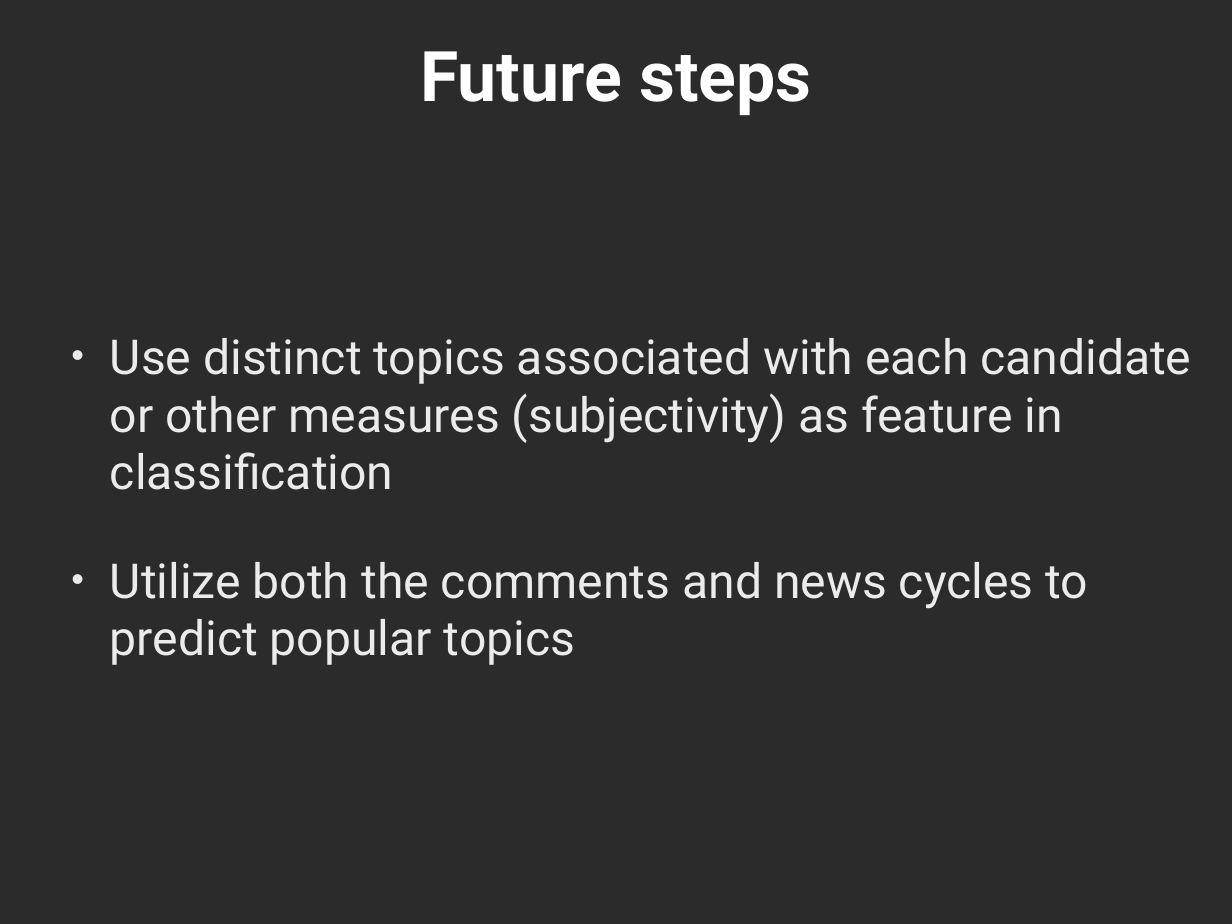
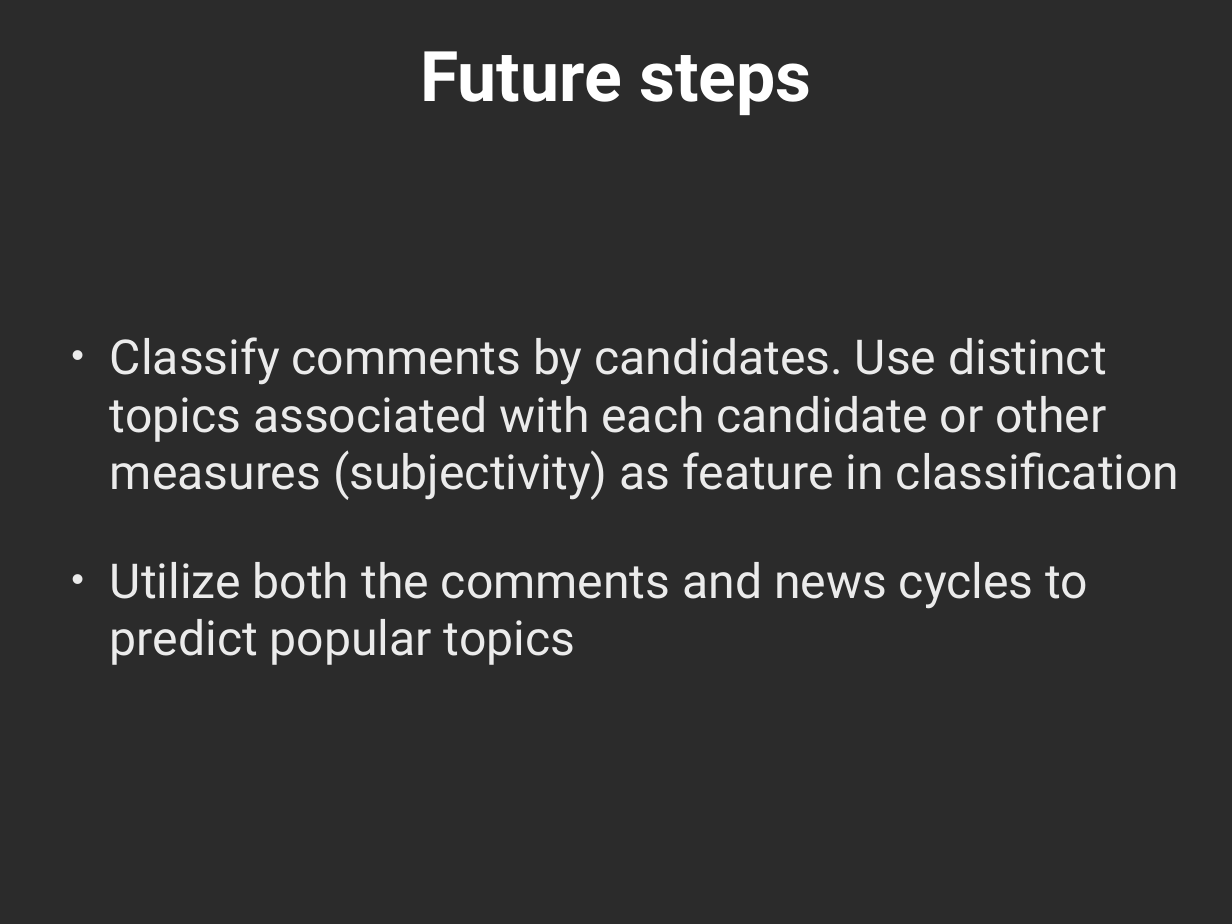
Before and after one commit to PeggyFan/Project, a slide deck: slide 11 of data/nyt_summarizer_10_09.pptx (slide 9 before the commit). Drawn at 1232x924 pixels with LibreOffice and Linux fonts; fonts in the diff are those of the drawing; background and template pictures are left out; a plain dark background stands for a picture behind light text. Boxes give left, top, right and bottom in pixels: in the first picture for what was removed or moved away, otherwise in the second. Text is boxed around its words. In the diff, an @@ line names an element or a change of style, - is before the commit and + after.

```diff
--- a/data/nyt_summarizer_10_09.pptx
+++ b/data/nyt_summarizer_10_09.pptx
@@ text at box(110, 337, 1180, 500): text changed @@
-• Use distinct topics associated with each candidate or other measures (subjectivity) as feature in classification
+• Classify comments by candidates. Use distinct topics associated with each candidate or other measures (subjectivity) as feature in classification
```
Also in this commit, not shown: 4 other slides changed, 3 slides added, 2 slides removed, 6 other files.
